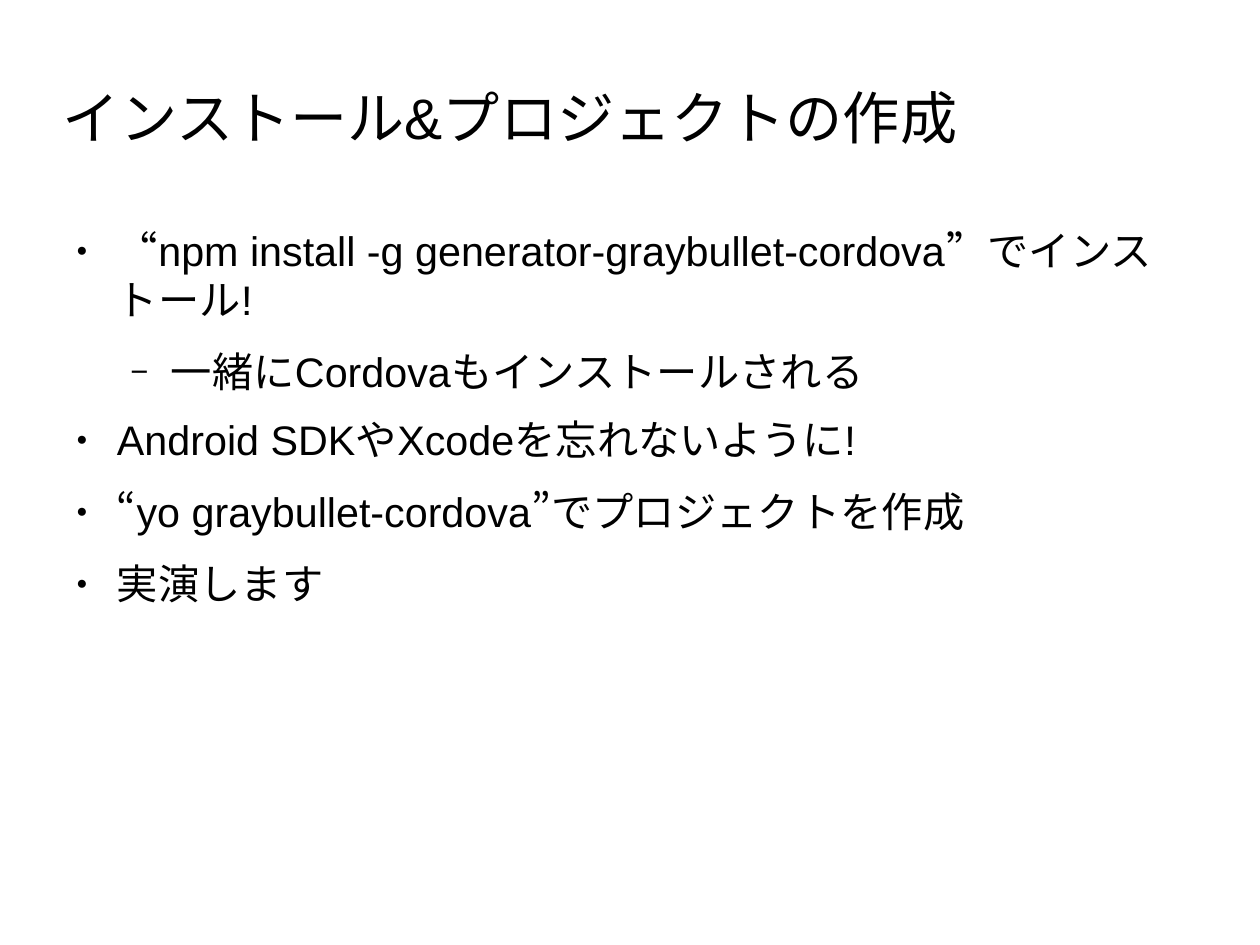
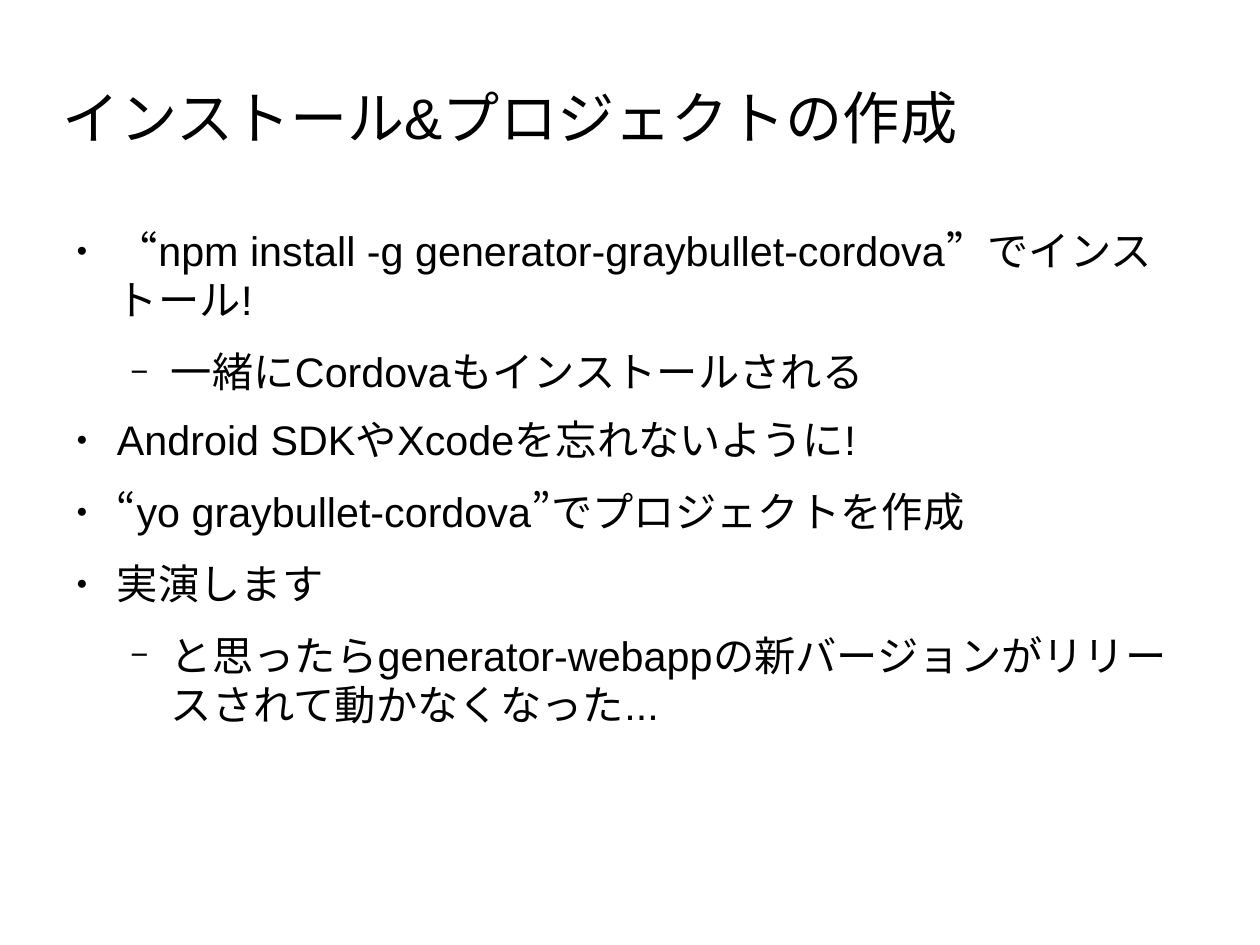
Before and after one commit to masakura/yeoman-presentation, a slide deck: slide 85 of yeoman-presentation.odp (slide 78 before the commit). Drawn at 1260x945 pixels with LibreOffice and Linux fonts; fonts in the diff are those of the drawing; background and template pictures are left out. Boxes give left, top, right and bottom in pixels: in the first picture for what was removed or moved away, otherwise in the second. Text is boxed around its words. In the diff, an @@ line names an element or a change of style, - is before the commit and + after.

```diff
--- a/yeoman-presentation.odp
+++ b/yeoman-presentation.odp
@@ text at [171,636,1166,680]: paragraph added @@
+  − と思ったらgenerator-webappの新バージョンがリリースされて動かなくなった...
```
Also in this commit, not shown: 10 other slides changed, 11 slides added.
